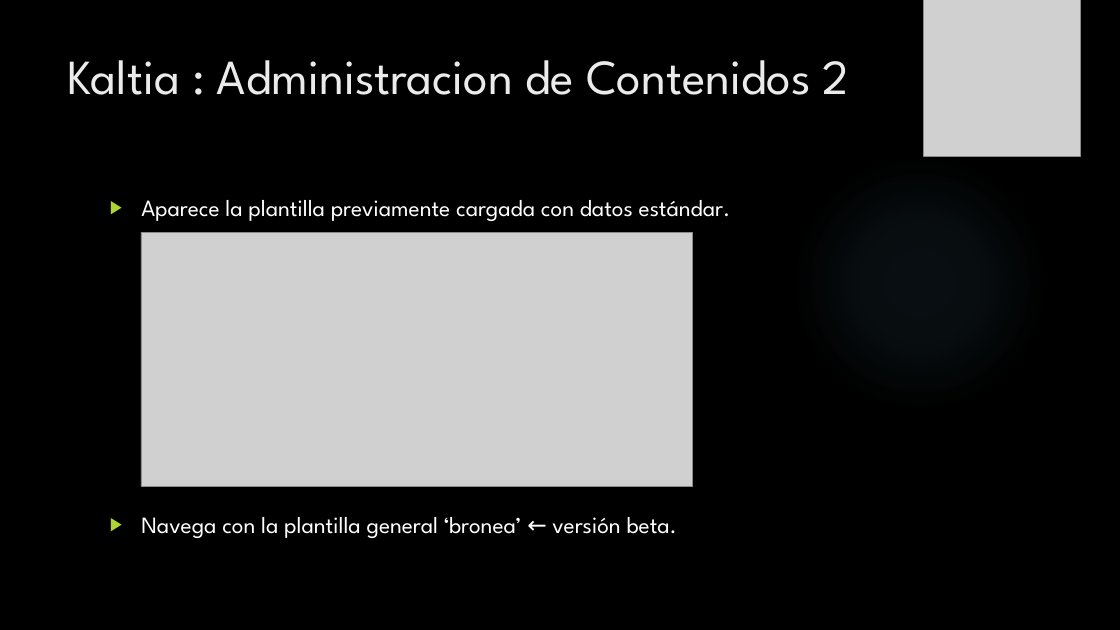
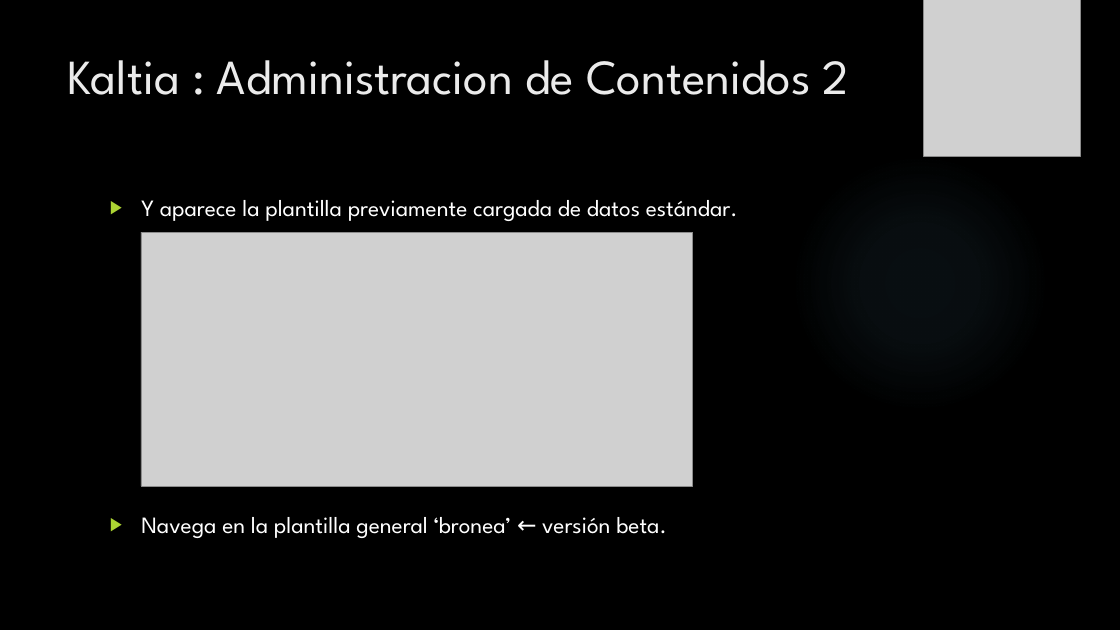
Before and after one commit to MexicoKaltia/KaltiaAuxiliar, a slide deck: slide 4 of Bienvenid@ a proyecto Kaltia.pptx. Drawn at 1120x630 pixels with LibreOffice and Linux fonts; fonts in the diff are those of the drawing; grey boxes stand for pictures; background and template pictures are left out. Boxes give left, top, right and bottom in pixels: in the first picture for what was removed or moved away, otherwise in the second. Text is boxed around its words. In the diff, an @@ line names an element or a change of style, - is before the commit and + after.

```diff
--- a/Bienvenid@ a proyecto Kaltia.pptx
+++ b/Bienvenid@ a proyecto Kaltia.pptx
@@ text at (141,200,738,538): text changed @@
-▶ Aparece la plantilla previamente cargada con datos estándar.
-▶ Navega con la plantilla general ‘bronea’ ← versión beta.
+▶ Y aparece la plantilla previamente cargada de datos estándar.
+▶ Navega en la plantilla general ‘bronea’ ← versión beta.
```
Also in this commit, not shown: 4 other slides changed.
